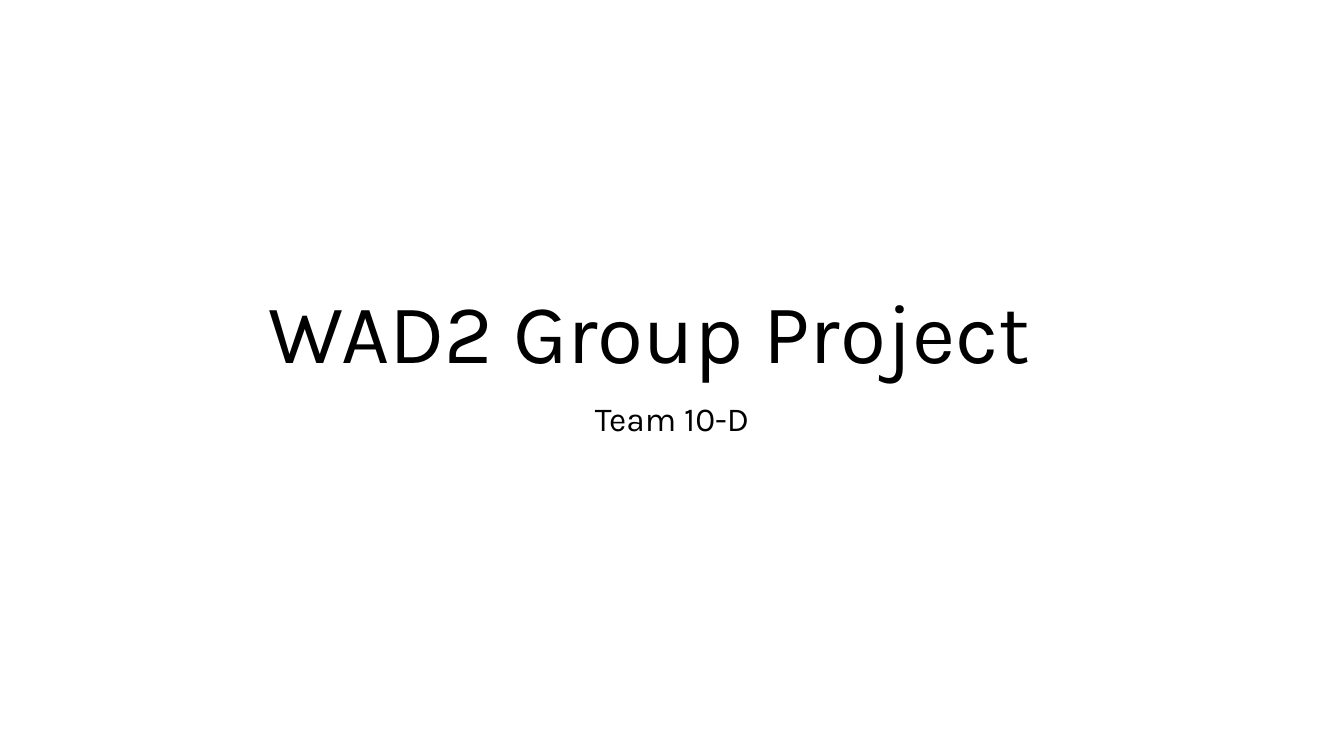
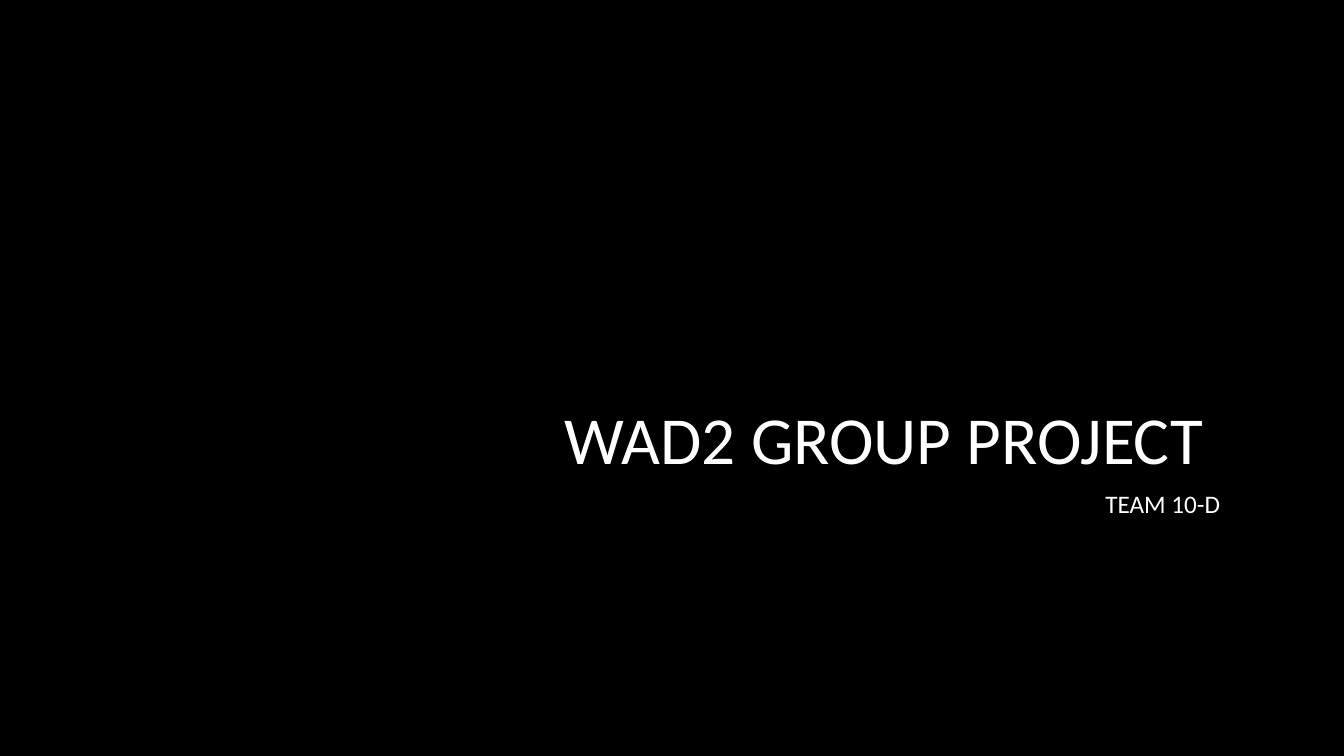
Before and after one commit to MalachyMcGinnity/WAD2GroupProject, a slide deck: slide 1 of WAD2 Group Project Design Spec.pptx. Drawn at 1344x756 pixels with LibreOffice and Linux fonts; fonts in the diff are those of the drawing; background and template pictures are left out. Boxes give left, top, right and bottom in pixels: in the first picture for what was removed or moved away, otherwise in the second. Text is boxed around its words. In the diff, an @@ line names an element or a change of style, - is before the commit and + after.

Commit message:
Group meeting 1 2025-02-24

```diff
--- a/WAD2 Group Project Design Spec.pptx
+++ b/WAD2 Group Project Design Spec.pptx
@@ background #FFFFFF to picture (left out) @@
@@ title at (565, 420, 1203, 465): text changed; size 60 to 48 pt; font Karla to Calibri; text colour #000000 to #FFFFFF @@
-WAD2 Group Project
+WAD2 GROUP PROJECT
@@ subtitle at (1105, 496, 1220, 513): text changed; size 24 to 18 pt; font Karla to Calibri; text colour #000000 to #FFFFFF @@
-Team 10-D
+TEAM 10-D
```
Also in this commit, not shown: 5 other slides changed.
